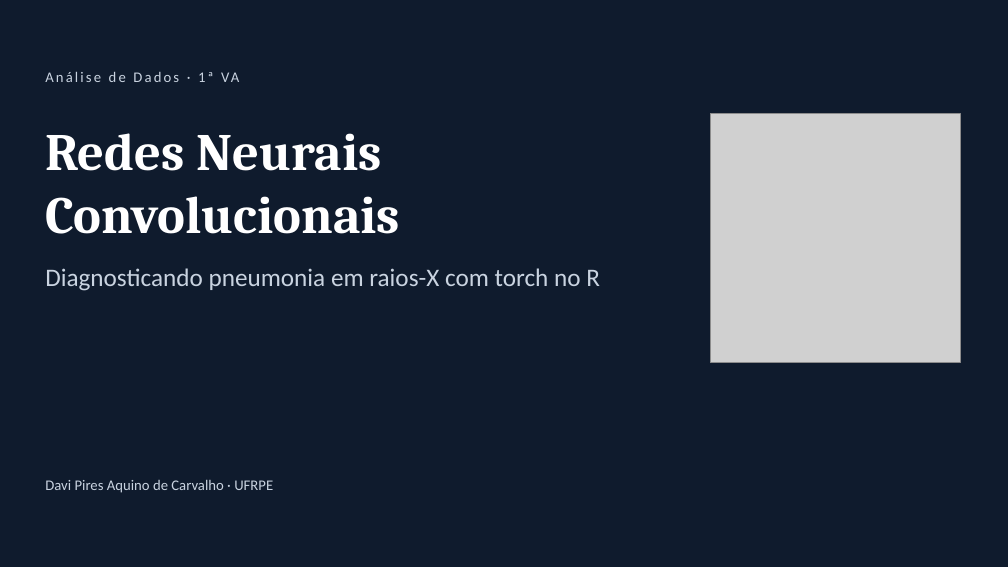
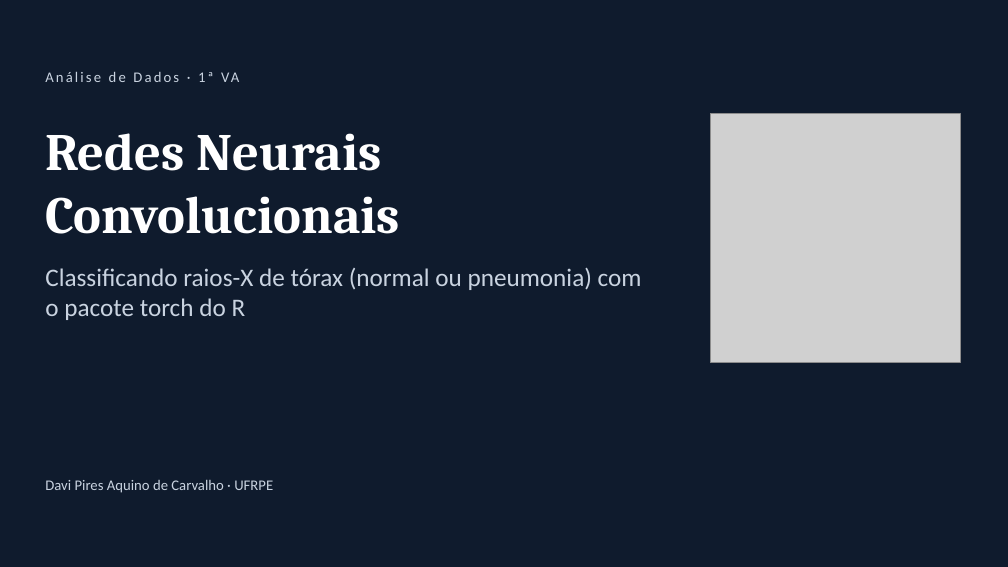
Before and after one commit to DaviPac/topicos-avancados-ia, a slide deck: slide 1 of code/cnn-pneumonia-r/slides/videoaula_cnn_r.pptx. Drawn at 1008x567 pixels with LibreOffice and Linux fonts; fonts in the diff are those of the drawing; grey boxes stand for pictures. Boxes give left, top, right and bottom in pixels: in the first picture for what was removed or moved away, otherwise in the second. Text is boxed around its words. In the diff, an @@ line names an element or a change of style, - is before the commit and + after.

```diff
--- a/code/cnn-pneumonia-r/slides/videoaula_cnn_r.pptx
+++ b/code/cnn-pneumonia-r/slides/videoaula_cnn_r.pptx
@@ text at [45, 268, 642, 320]: text changed @@
-Diagnosticando pneumonia em raios-X com torch no R
+Classificando raios-X de tórax (normal ou pneumonia) com o pacote torch do R
```
Also in this commit, not shown: 8 other slides changed, 19 slides added, 10 slides removed, 13 other files.
